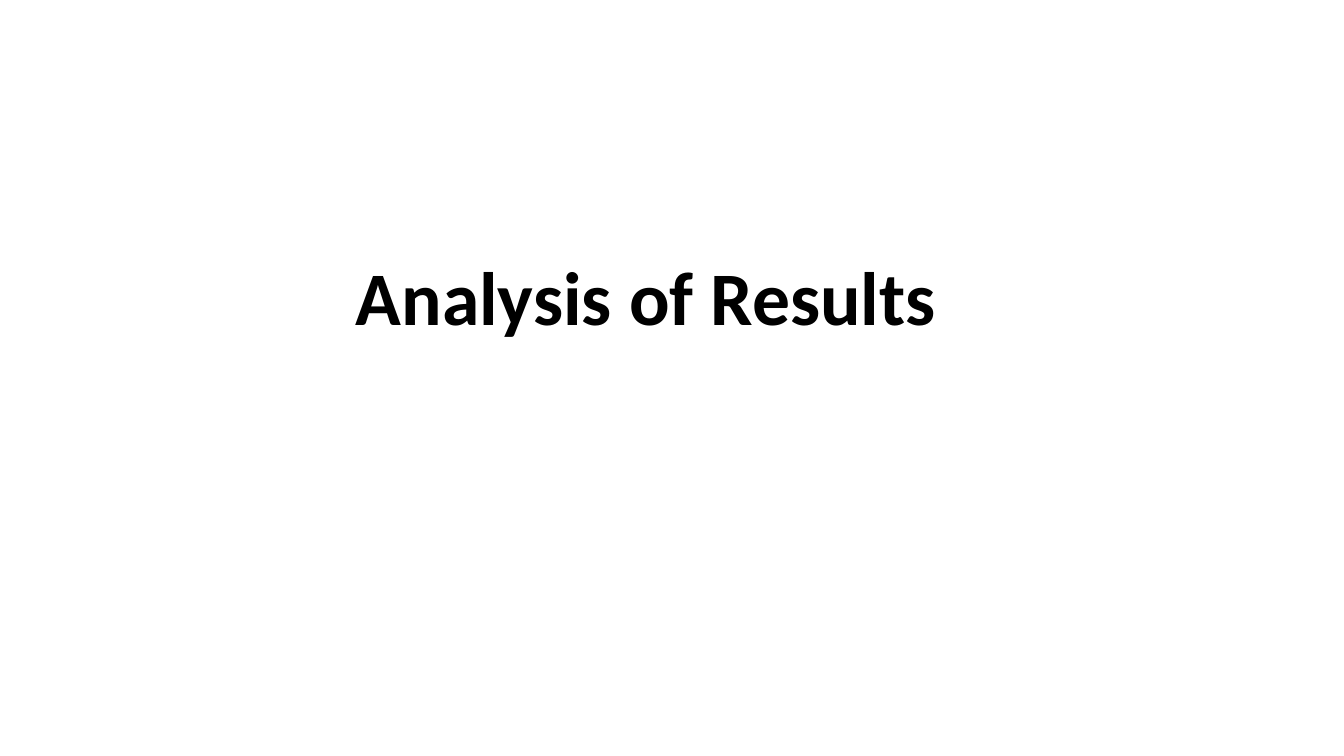
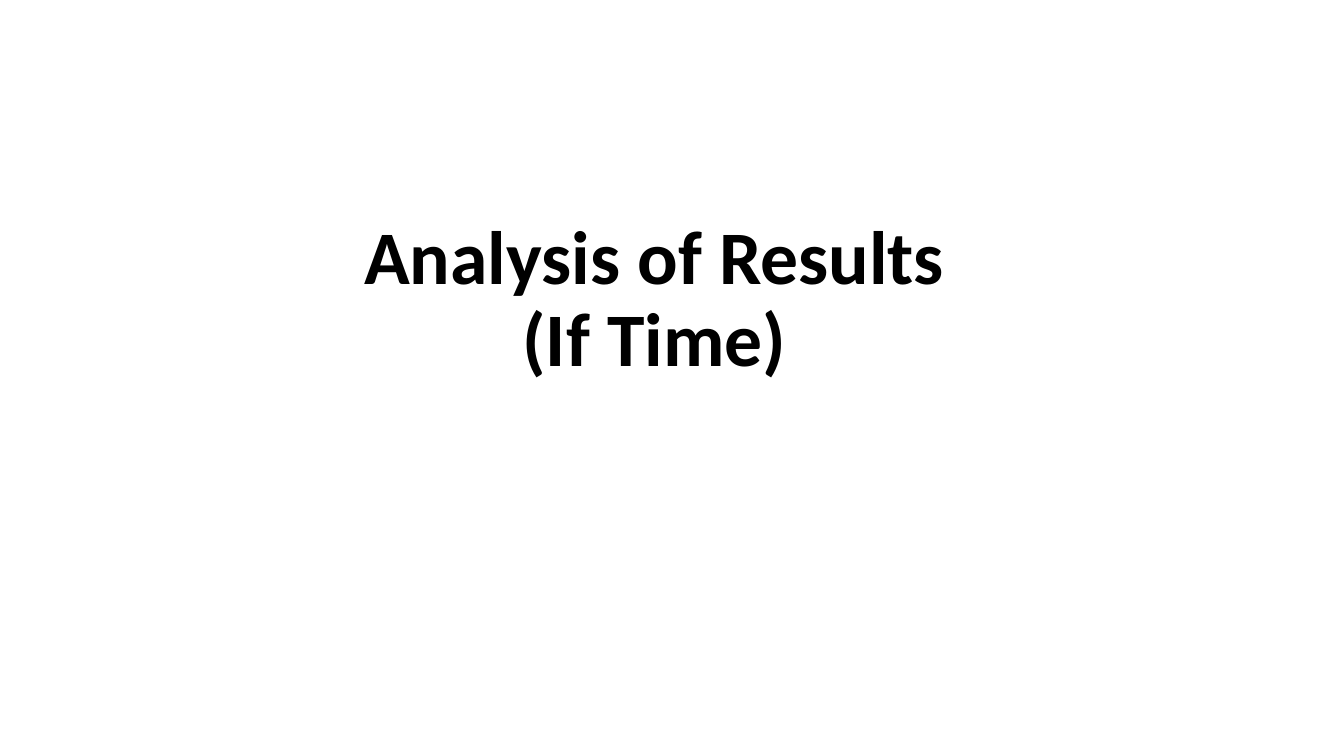
Before and after one commit to spacemanidol/AnalyzingNeuralLanguageModelsGroup1, a slide deck: slide 45 of PaperPresentation02202020.pptx (slide 48 before the commit). Drawn at 1344x756 pixels with LibreOffice and Linux fonts; fonts in the diff are those of the drawing. Boxes give left, top, right and bottom in pixels: in the first picture for what was removed or moved away, otherwise in the second. Text is boxed around its words. In the diff, an @@ line names an element or a change of style, - is before the commit and + after.

```diff
--- a/PaperPresentation02202020.pptx
+++ b/PaperPresentation02202020.pptx
@@ title at box(364, 231, 944, 378): text changed @@
-Analysis of Results
+Analysis of Results
+(If Time)
```
Also in this commit, not shown: 18 other slides changed, 22 slides added, 11 slides removed.
